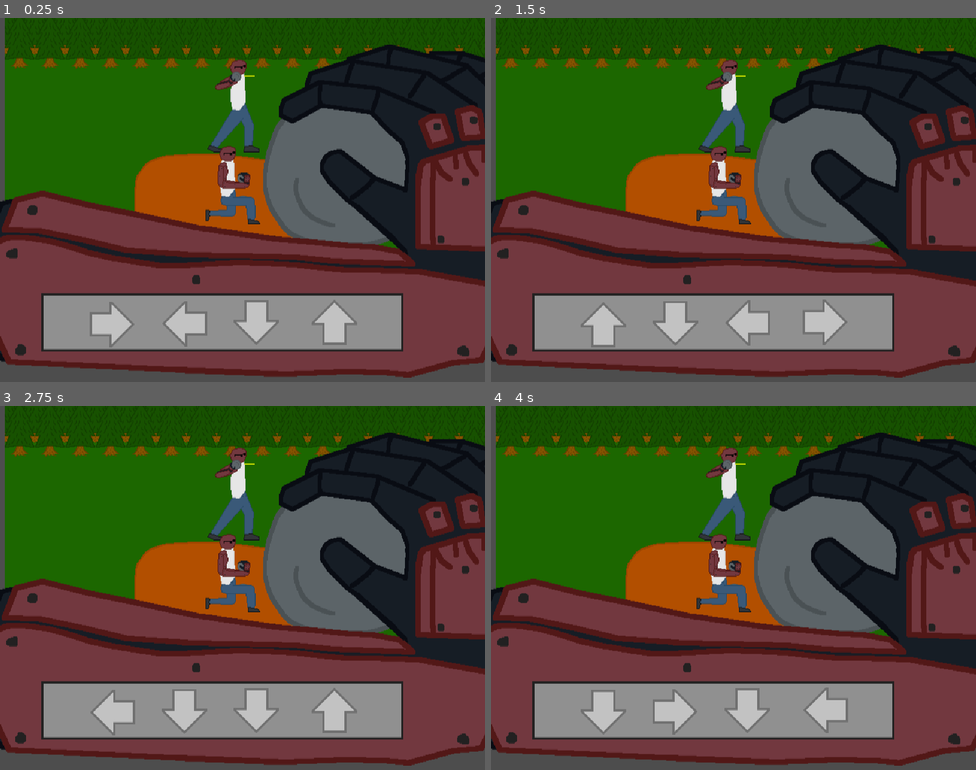
Above: before the commit, frames 1-4 (two rows, left to right).
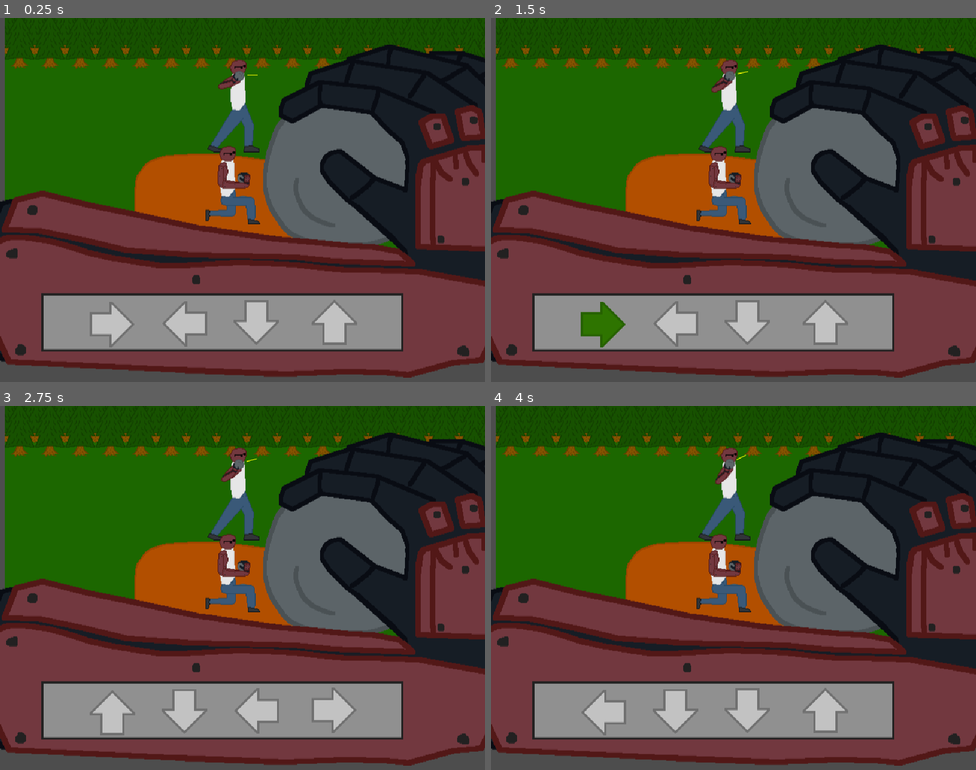
Above: after the commit, the same moments.

Repository: bowenjos/PigsquadAugust2024
Game: Godot game, scene res://Scenes/GameScene.tscn
The game is run twice, just before and just after one commit, with the same random seed, the same clock (stepped at 60 frames per second) and the same inputs. This scene is started directly instead of the project's main scene.
Inputs:
- Up to frame 1 (0.25 s): no input
- Up to frame 2 (1.5 s): tap Enter at 0.5 s; hold D (RightInput) 0.53-1.28 s; tap Space (Throw) at 0.6, 1.25, 1.35 s; hold S (DownInput) from 1.28 s (still down)
- Up to frame 3 (2.75 s): tap Enter at 2 s; release S (DownInput) at 2.03 s; hold D (RightInput) from 2.03 s (still down); tap Space (Throw) at 2.1 s
- Up to frame 4 (4 s): tap Space (Throw) at 2.75, 2.85, 3.6 s; release D (RightInput) at 2.78 s; hold W (UpInput) 2.78-3.53 s; tap Enter at 3.5 s; hold A (LeftInput) from 3.53 s (still down)

The runs differ from the first frame. In frame 1, 0.1% of the frame differs, in the area x 44-54%, y 14-20%; in frame 2, 1.9%, in the area x 18-74%, y 14-91%; in frame 3, 1.2%; in frame 4, 1.2%.

Commit message:
Arm rotation

Diff:
--- a/Scenes/Player.tscn
+++ b/Scenes/Player.tscn
@@ -30,5 +30,6 @@
 texture = ExtResource("4_wuvhk")
 
 [node name="ShotBotArm" type="Sprite2D" parent="."]
+position = Vector2(309, 216)
 texture = ExtResource("5_on4yx")
-offset = Vector2(305, 215)
+offset = Vector2(0, -2)
--- a/Scripts/Player.gd
+++ b/Scripts/Player.gd
@@ -5,25 +5,41 @@
 
 @onready var arrows = [$InputArrow, $InputArrow2, $InputArrow3, $InputArrow4]
 
+var throwing: bool = false
+
+var armRef: Sprite2D
+var rotationSwitch: int = -1
+
 # Called when the node enters the scene tree for the first time.
 func _ready():
 	index = 0
+	armRef = $ShotBotArm
+	#armRef.process_mode = Node.PROCESS_MODE_DISABLED
 	pass # Replace with function body.
 
 
 # Called every frame. 'delta' is the elapsed time since the previous frame.
 func _process(delta):
-	if(Input.is_action_just_pressed("UpInput")):
-		CheckCurrentArrow(0)
-	elif(Input.is_action_just_pressed("DownInput")):
-		CheckCurrentArrow(1)
-	elif(Input.is_action_just_pressed("LeftInput")):
-		CheckCurrentArrow(2)
-	elif(Input.is_action_just_pressed("RightInput")):
-		CheckCurrentArrow(3)
-	elif(Input.is_action_just_pressed("Throw")):
+	if(!throwing):
+		if(Input.is_action_just_pressed("UpInput")):
+			CheckCurrentArrow(0)
+		elif(Input.is_action_just_pressed("DownInput")):
+			CheckCurrentArrow(1)
+		elif(Input.is_action_just_pressed("LeftInput")):
+			CheckCurrentArrow(2)
+		elif(Input.is_action_just_pressed("RightInput")):
+			CheckCurrentArrow(3)
+		elif(Input.is_action_just_pressed("Throw")):
+			throwing = true
 		pass
-
+	else:
+		if(Input.is_action_just_released("Throw")):
+			throwing = false
+		armRef.rotation += rotationSwitch*delta
+		if(rotationSwitch < 0 && armRef.rotation <= -PI/2):
+			rotationSwitch = 1
+		elif(rotationSwitch > 0 && armRef.rotation >= 0):
+			rotationSwitch = -1
 
 func ShuffleArrows():
 	for arrow in arrows:
